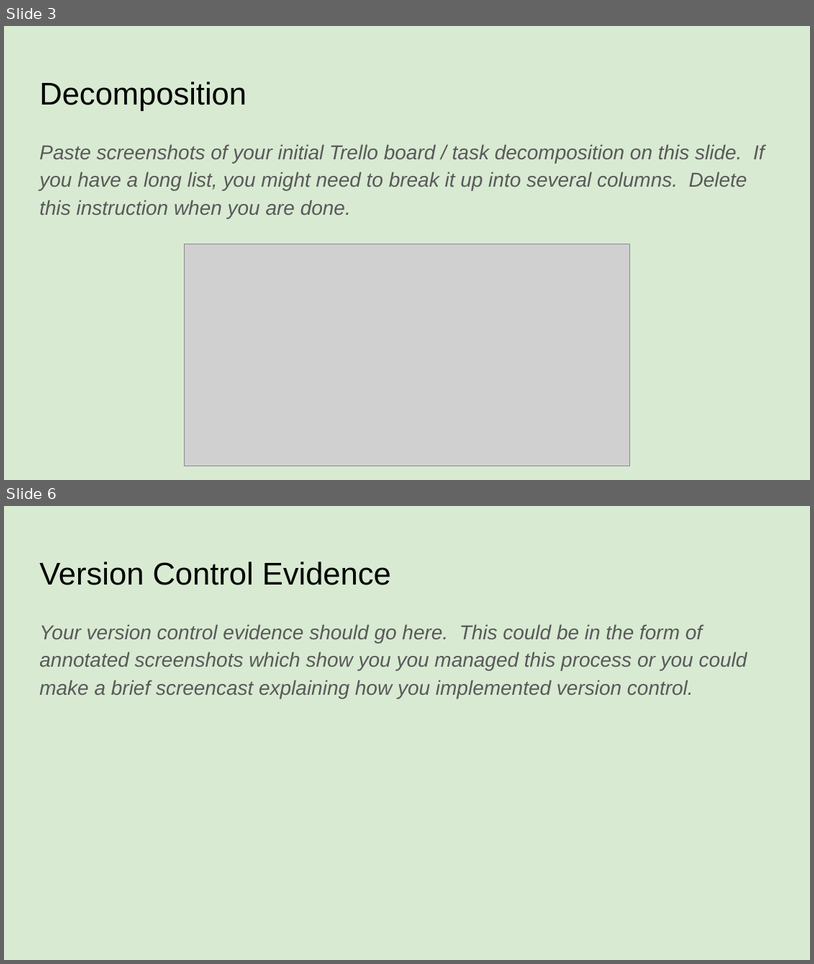
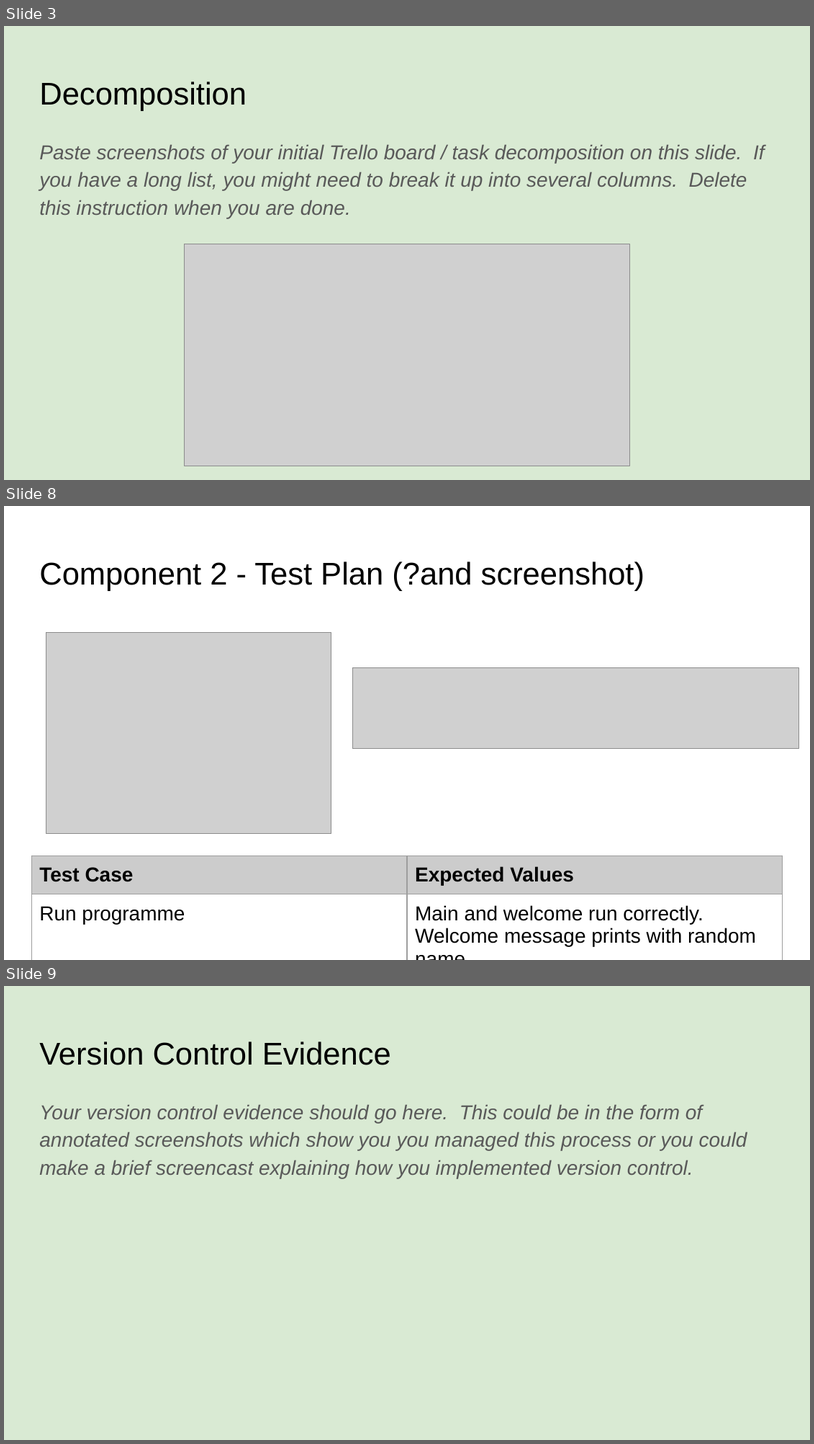
Before and after one commit to Joemamasahbsdh/pizza.bot, a slide deck: 022_91893+_+91897+Documentation.pptx. Shown one above the other, each under a label of ours: slides 3 and 6 before the commit, slides 3, 8 and 9 after it; the slides between them are not shown. The pictures are 814x964 and 814x1444 pixels, drawn with LibreOffice and Linux fonts; fonts in the diff are those of the drawing; grey boxes stand for pictures. Boxes give left, top, right and bottom in pixels: in the first picture for what was removed or moved away, otherwise in the second. Text is boxed around its words. In the diff, an @@ line names an element or a change of style, - is before the commit and + after.

Commit message:
Created welcome v2
Changed the welcome message code into a function. Also created a main() function to call welcome()

```diff
--- a/022_91893+_+91897+Documentation.pptx
+++ b/022_91893+_+91897+Documentation.pptx
@@ slide 8 added at (4, 506, 810, 960), background #FFFFFF @@
@@ title added at (39, 561, 645, 591), 28 pt, text #000000 @@
+Component 2 - Test Plan (?and screenshot)
@@ picture added at (46, 633, 332, 834) @@
@@ picture added at (353, 668, 800, 749) @@
@@ table added at (31, 855, 783, 960), 3 rows, 2 columns @@
+Test Case | Expected Values
+Run programme | Main and welcome run correctly. Welcome message prints with random name.
+ | 
@@ what was slide 6 is now slide 9 @@
```
Also in this commit, not shown: 2 slides changed, 2 other slides added.
